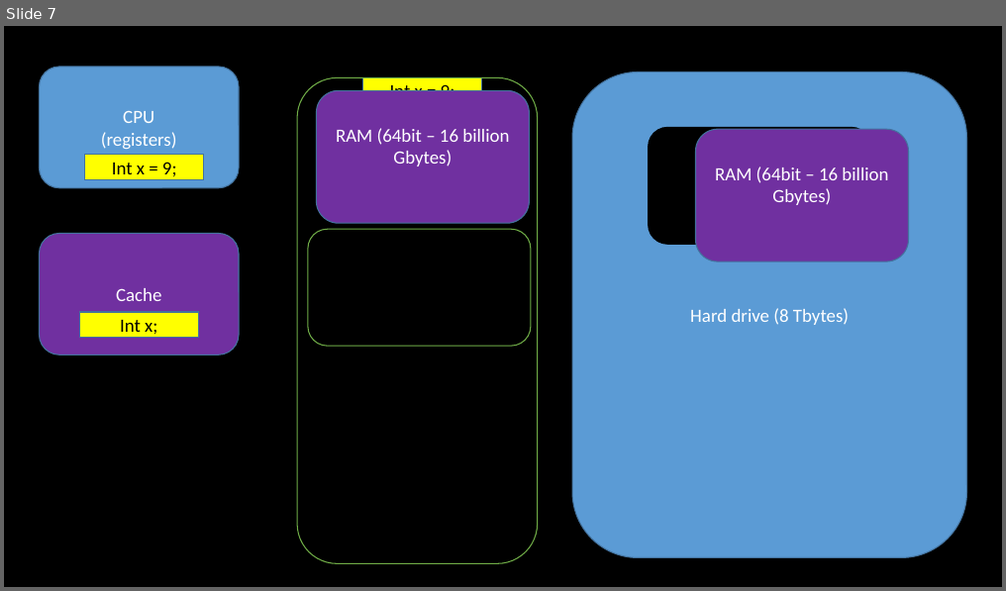
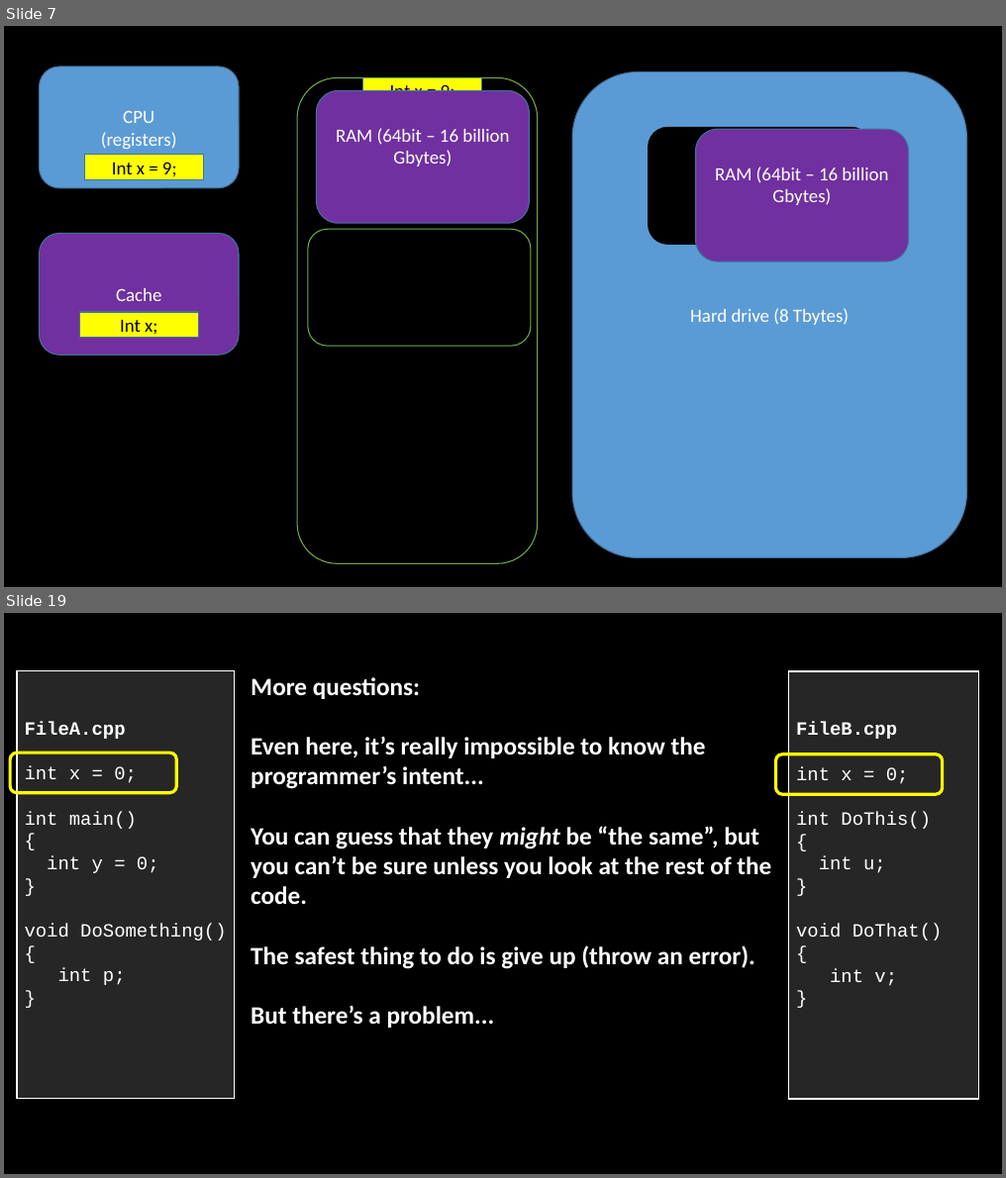
Before and after one commit to Valpz1130/1156_W2021, a slide deck: Day to Day/W05-6 (February 16+18)/W06_Functions_Methods_passing_returning.pptx. Shown one above the other, each under a label of ours: slide 7 before the commit, slides 7 and 19 after it; the slides between them are not shown. The pictures are 1006x591 and 1006x1178 pixels, drawn with LibreOffice and Linux fonts; fonts in the diff are those of the drawing. Boxes give left, top, right and bottom in pixels: in the first picture for what was removed or moved away, otherwise in the second. Text is boxed around its words. In the diff, an @@ line names an element or a change of style, - is before the commit and + after.

```diff
--- a/Day to Day/W05-6 (February 16+18)/W06_Functions_Methods_passing_returning.pptx
+++ b/Day to Day/W05-6 (February 16+18)/W06_Functions_Methods_passing_returning.pptx
@@ slide 19 added at (4, 613, 1002, 1174), background #000000 @@
@@ rectangle added at (17, 671, 234, 1099), fill #262626, outline #FFFFFF 1.5 pt, 18 pt, text #FFFFFF @@
+FileA.cpp
+int x = 0;
+int main()
+{
+int y = 0;
+}
+void DoSomething()
+{
+int p;
+}
@@ rectangle added at (788, 671, 979, 1099), fill #262626, outline #FFFFFF 1.5 pt, 18 pt, text #FFFFFF @@
+FileB.cpp
+int x = 0;
+int DoThis()
+{
+int u;
+}
+void DoThat()
+{
+int v;
+}
@@ text added at (251, 677, 771, 1028), 24 pt, text #FFFFFF, bold @@
+More questions:
+Even here, it’s really impossible to know the programmer’s intent...
+You can guess that they might be “the same”, but you can’t be sure unless you look at the rest of the code.
+The safest thing to do is give up (throw an error).
+But there’s a problem...
@@ rounded rectangle added at (10, 753, 176, 793), outline #FFFF00 3 pt @@
@@ rounded rectangle added at (776, 755, 943, 795), outline #FFFF00 3 pt @@
```
Also in this commit, not shown: 21 other slides added, 12 other files.
